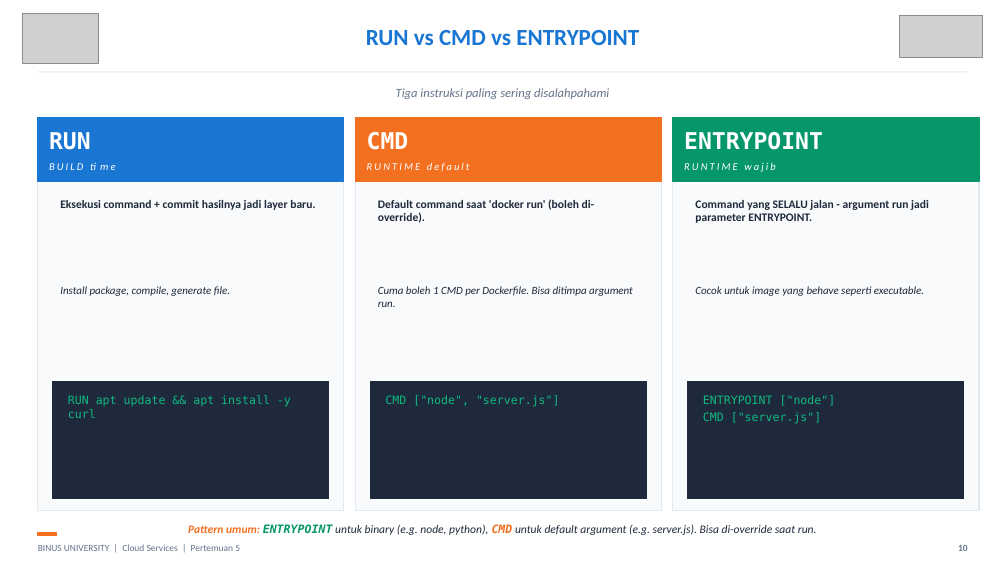
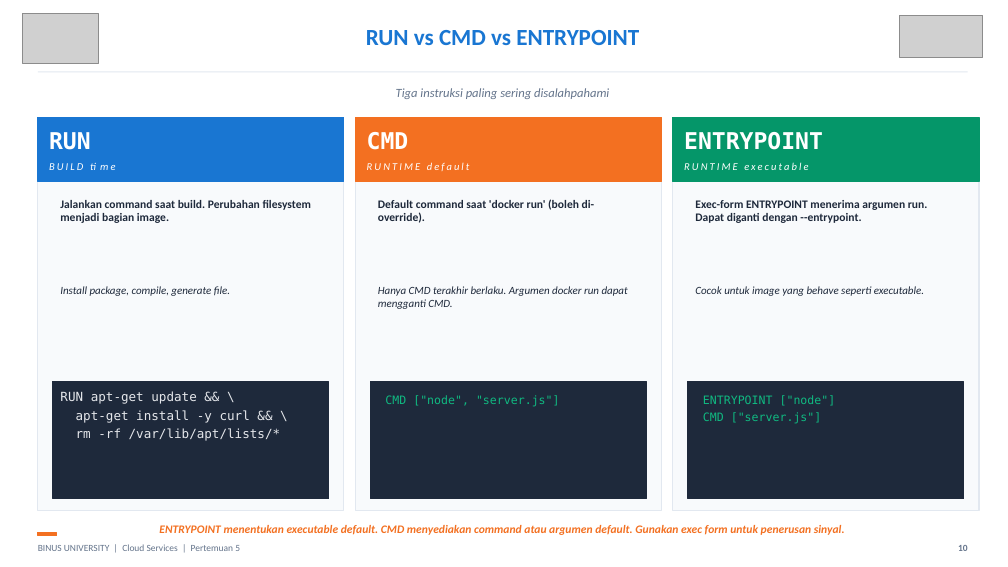
Before and after one commit to SeedFlora/meet5CloudService, a slide deck: slide 10 of slides/Teori_Pertemuan_05.pptx. Drawn at 1008x567 pixels with LibreOffice and Linux fonts; fonts in the diff are those of the drawing; grey boxes stand for pictures. Boxes give left, top, right and bottom in pixels: in the first picture for what was removed or moved away, otherwise in the second. Text is boxed around its words. In the diff, an @@ line names an element or a change of style, - is before the commit and + after.

Commit message:
Verify week 5 Docker theory against RPS and add tested Node examples

```diff
--- a/slides/Teori_Pertemuan_05.pptx
+++ b/slides/Teori_Pertemuan_05.pptx
@@ text at box(684, 162, 808, 170): text changed @@
-RUNTIME wajib
+RUNTIME executable
@@ text at box(60, 200, 312, 223): text changed @@
-Eksekusi command + commit hasilnya jadi layer baru.
+Jalankan command saat build. Perubahan filesystem menjadi bagian image.
@@ text at box(695, 200, 928, 223): text changed @@
-Command yang SELALU jalan - argument run jadi parameter ENTRYPOINT.
+Exec-form ENTRYPOINT menerima argumen run. Dapat diganti dengan --entrypoint.
@@ text at box(378, 286, 628, 309): text changed @@
-Cuma boleh 1 CMD per Dockerfile. Bisa ditimpa argument run.
+Hanya CMD terakhir berlaku. Argumen docker run dapat mengganti CMD.
@@ text at box(60, 391, 281, 441): text changed; size 11 to 12 pt; text colour #10B981 to #E5E7EB @@
-RUN apt update && apt install -y curl
+RUN apt-get update && \
+apt-get install -y curl && \
+rm -rf /var/lib/apt/lists/*
@@ text at box(159, 525, 845, 535): text changed; text colour #1E293B to #F37021; bold on @@
-Pattern umum: ENTRYPOINT untuk binary (e.g. node, python), CMD untuk default argument (e.g. server.js). Bisa di-override saat run.
+ENTRYPOINT menentukan executable default. CMD menyediakan command atau argumen default. Gunakan exec form untuk penerusan sinyal.
```
Also in this commit, not shown: 24 other slides changed, 4 slides added, 1 slide removed, 10 other files.
